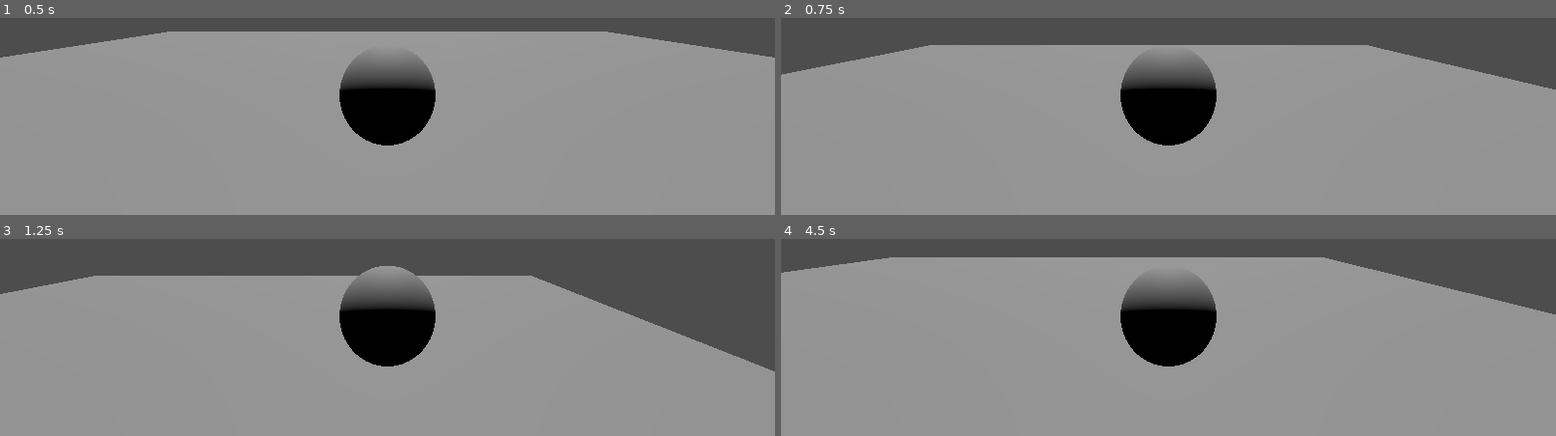
Above: before the commit, frames 1-4 (two rows, left to right).
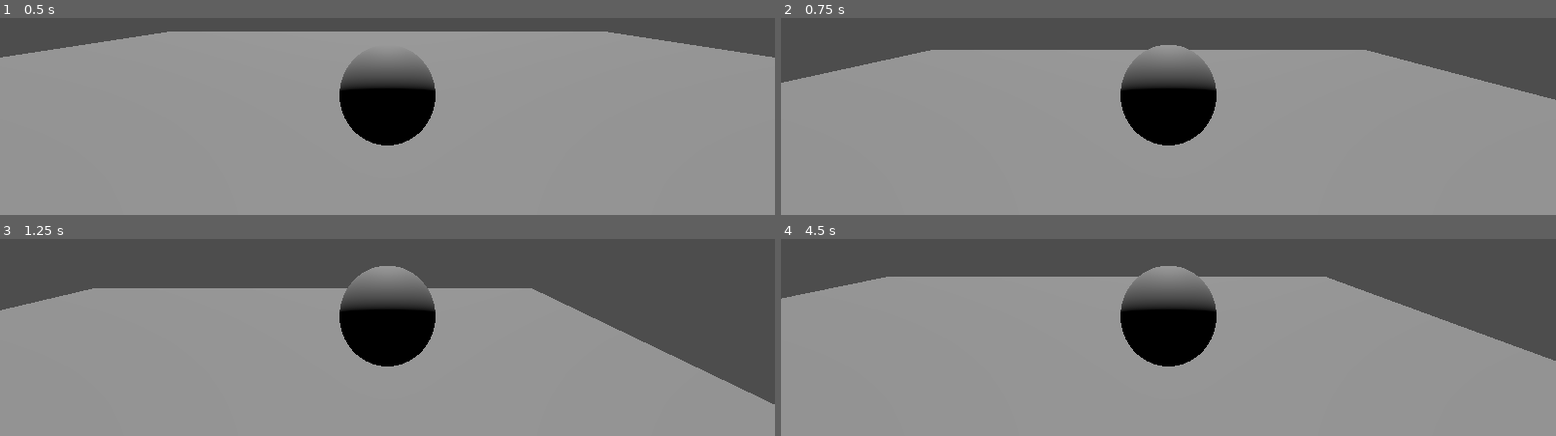
Above: after the commit, the same moments.

Repository: KantaiMishima/OSC_Hiroshima_2024_GameJam
Game: Godot game, scene res://node_3d.tscn
Two runs of this game, one before a commit and one after it. Both use one fixed random seed, a clock stepped at 60 frames per second and the inputs below.
Inputs:
- Up to frame 1 (0.5 s): no input
- Up to frame 2 (0.75 s): hold Right (right) from 0.53 s (still down); hold Space (space) from 0.53 s (still down)
- Up to frame 3 (1.25 s): keep holding Right (right); keep holding Space (space)
- Up to frame 4 (4.5 s): release Right (right) at 1.28 s; release Space (space) at 1.28 s; hold Down (down) 1.28-2.03 s; tap Space (space) at 1.35, 2.85, 4.35 s; hold Right (right) 2.03-2.78 s; hold Space (space) 2.03-2.78 s; hold W (up) 2.78-3.53 s; hold Space (space) 3.53-4.28 s; hold Left (left) from 3.53 s (still down)

Frame 1 is identical in both runs. In frame 2, 2.9% of the frame differs, in the area x 0-100%, y 13-42%; in frame 3, 7.5%; in frame 4, 12%, in the area x 0-100%, y 9-62%.

Commit message:
feat: ゲームオーバー処理を追加

Diff:
--- /dev/null
+++ b/dead_line.gd
@@ -0,0 +1,13 @@
+extends Area3D
+
+# Called when the node enters the scene tree for the first time.
+func _ready() -> void:
+	pass # Replace with function body.
+
+# Called every frame. 'delta' is the elapsed time since the previous frame.
+func _process(delta: float) -> void:
+	pass
+
+func onEntered(node3d: Node3D):
+	$"../GameOver".handleGameOver()
+	pass
--- /dev/null
+++ b/game_over.gd
@@ -0,0 +1,20 @@
+extends Control
+
+
+# Called when the node enters the scene tree for the first time.
+func _ready() -> void:
+	self.hide()
+	pass # Replace with function body.
+
+
+# Called every frame. 'delta' is the elapsed time since the previous frame.
+func _process(delta: float) -> void:
+	var input_space = Input.is_action_pressed("space")
+	if (input_space && self.visible):
+		get_tree().reload_current_scene()
+		pass
+	pass
+
+func handleGameOver():
+	self.show()
+	pass
--- a/node_3d.tscn
+++ b/node_3d.tscn
@@ -1,6 +1,8 @@
-[gd_scene load_steps=6 format=3 uid="uid://c73neq2g3qem8"]
+[gd_scene load_steps=8 format=3 uid="uid://c73neq2g3qem8"]
 
 [ext_resource type="Script" path="res://player.gd" id="1_cn8jc"]
+[ext_resource type="Script" path="res://dead_line.gd" id="2_fsdgy"]
+[ext_resource type="Script" path="res://game_over.gd" id="2_h7463"]
 
 [sub_resource type="PlaneMesh" id="PlaneMesh_gr5yv"]
 
@@ -12,13 +14,13 @@
 
 [node name="Node3D" type="Node3D"]
 
-[node name="floor" type="MeshInstance3D" parent="."]
+[node name="Floor" type="MeshInstance3D" parent="."]
 transform = Transform3D(10, 0, 0, 0, 10, 0, 0, 0, 10, 0, 0, 0)
 mesh = SubResource("PlaneMesh_gr5yv")
 
-[node name="StaticBody3D" type="StaticBody3D" parent="floor"]
+[node name="StaticBody3D" type="StaticBody3D" parent="Floor"]
 
-[node name="CollisionShape3D" type="CollisionShape3D" parent="floor/StaticBody3D"]
+[node name="CollisionShape3D" type="CollisionShape3D" parent="Floor/StaticBody3D"]
 transform = Transform3D(2, 0, 0, 0, 0.01, 0, 0, 0, 2, 0, 0, 0)
 shape = SubResource("BoxShape3D_oi52c")
 
@@ -42,3 +44,62 @@
 
 [node name="Camera3D" type="Camera3D" parent="Player"]
 transform = Transform3D(1, 0, 0, 0, 1, 0, 0, 0, 1, 0, 2, 3)
+
+[node name="DeadLine" type="Area3D" parent="."]
+transform = Transform3D(100, 0, 0, 0, 0.1, 0, 0, 0, 100, 0, -1, 0)
+script = ExtResource("2_fsdgy")
+
+[node name="CollisionShape3D" type="CollisionShape3D" parent="DeadLine"]
+shape = SubResource("BoxShape3D_oi52c")
+
+[node name="GameOver" type="Control" parent="."]
+visible = false
+layout_mode = 3
+anchors_preset = 15
+anchor_right = 1.0
+anchor_bottom = 1.0
+grow_horizontal = 2
+grow_vertical = 2
+script = ExtResource("2_h7463")
+
+[node name="NextAction" type="RichTextLabel" parent="GameOver"]
+layout_mode = 1
+anchors_preset = 8
+anchor_left = 0.5
+anchor_top = 0.5
+anchor_right = 0.5
+anchor_bottom = 0.5
+offset_left = -156.0
+offset_top = 55.0
+offset_right = 160.0
+offset_bottom = 165.0
+grow_horizontal = 2
+grow_vertical = 2
+size_flags_horizontal = 4
+size_flags_vertical = 4
+size_flags_stretch_ratio = 9.39
+theme_override_constants/outline_size = 4
+theme_override_font_sizes/normal_font_size = 40
+text = "Spaceで最初から"
+
+[node name="GameOverMainText" type="RichTextLabel" parent="GameOver"]
+layout_mode = 1
+anchors_preset = 8
+anchor_left = 0.5
+anchor_top = 0.5
+anchor_right = 0.5
+anchor_bottom = 0.5
+offset_left = -431.0
+offset_top = -236.0
+offset_right = 429.0
+offset_bottom = -17.0
+grow_horizontal = 2
+grow_vertical = 2
+size_flags_horizontal = 4
+size_flags_vertical = 4
+mouse_force_pass_scroll_events = false
+theme_override_constants/outline_size = 16
+theme_override_font_sizes/normal_font_size = 160
+text = "GameOver"
+
+[connection signal="body_entered" from="DeadLine" to="DeadLine" method="onEntered"]
--- a/player.gd
+++ b/player.gd
@@ -11,7 +11,7 @@
 	linear_velocity.x = input_direction.x * speed
 	linear_velocity.z = input_direction.y * speed
 	var input_space = Input.is_action_pressed("space")
-	if (linear_velocity.y == 0 && input_space):
+	if (position.y < 0.1 && input_space):
 		linear_velocity.y = jump
 		pass
 	pass
